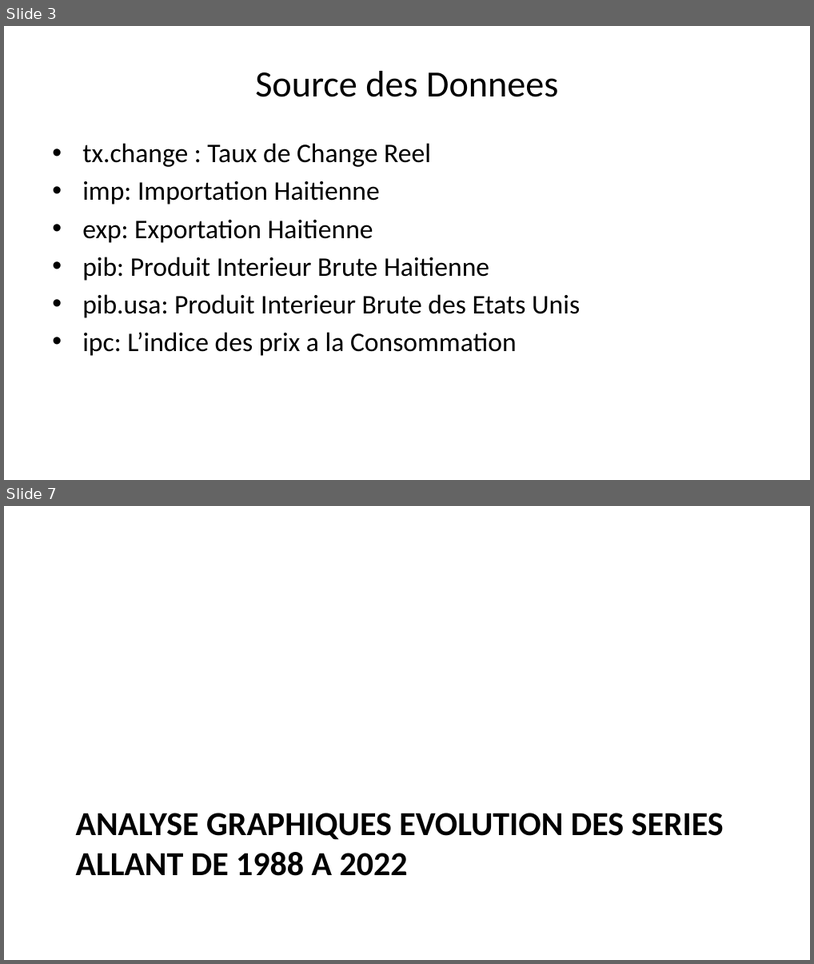
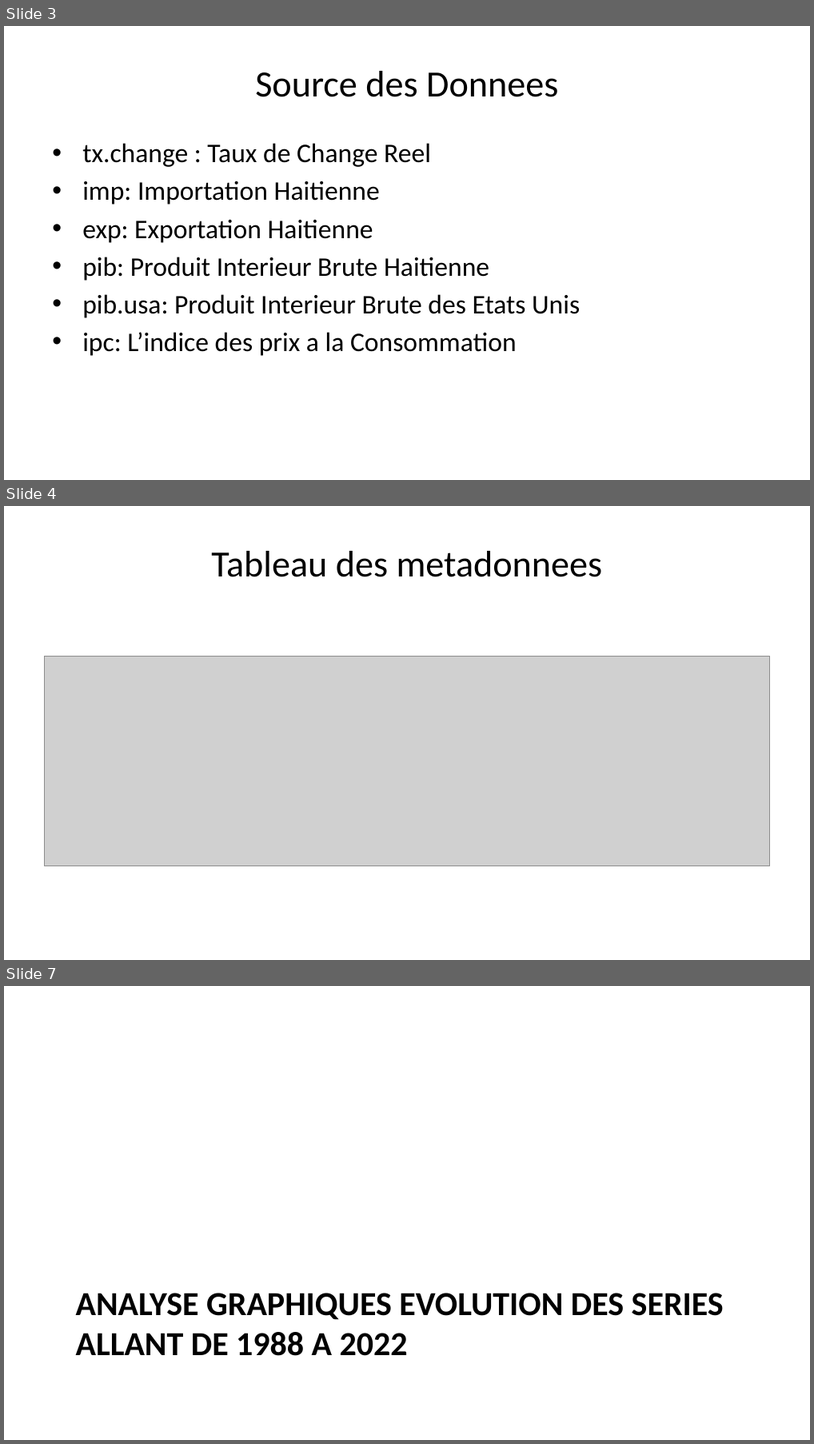
Before and after one commit to AD0791/Presentation_thesis, a slide deck: modele_presentation.pptx. Shown one above the other, each under a label of ours: slides 3 and 7 before the commit, slides 3, 4 and 7 after it; the slides between them are not shown. The pictures are 814x964 and 814x1444 pixels, drawn with LibreOffice and Linux fonts; fonts in the diff are those of the drawing; grey boxes stand for pictures. Boxes give left, top, right and bottom in pixels: in the first picture for what was removed or moved away, otherwise in the second. Text is boxed around its words. In the diff, an @@ line names an element or a change of style, - is before the commit and + after.

```diff
--- a/modele_presentation.pptx
+++ b/modele_presentation.pptx
@@ slide 4 added at (4,506,810,960), background #FFFFFF @@
@@ title added at (211,551,603,577), 33 pt, text #000000 @@
+Tableau des metadonnees
@@ picture added at (44,656,770,866) @@
```
Also in this commit, not shown: 3 slides changed, 5 other slides added, 1 slide removed, 9 other files.
